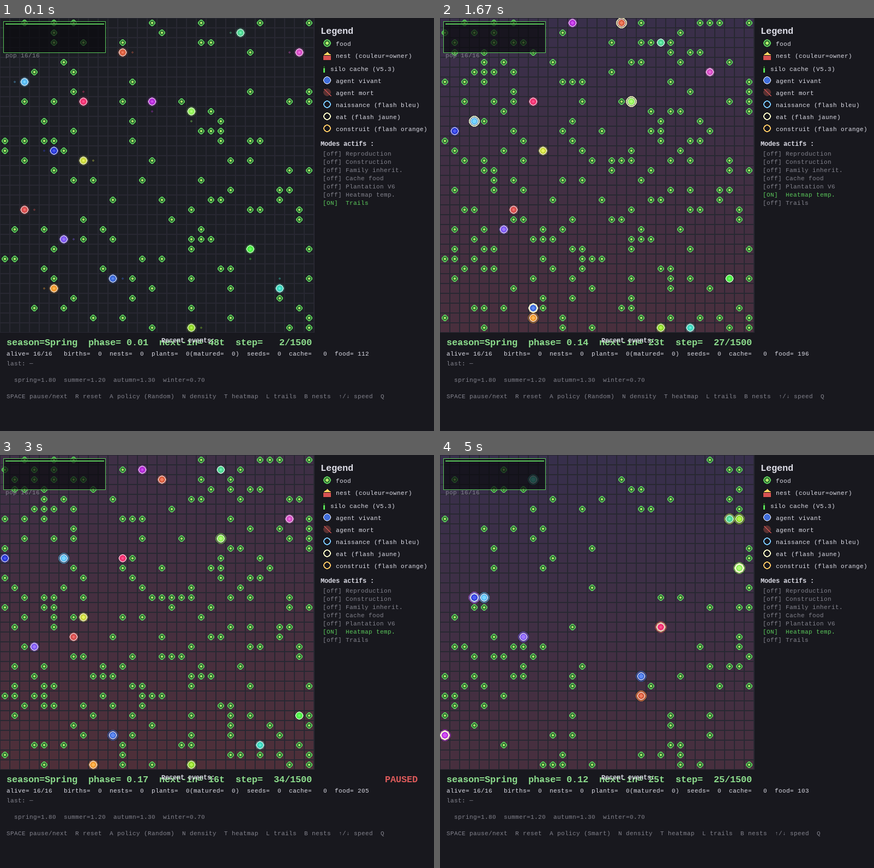
Above: before the commit, frames 1-4 (two rows, left to right).
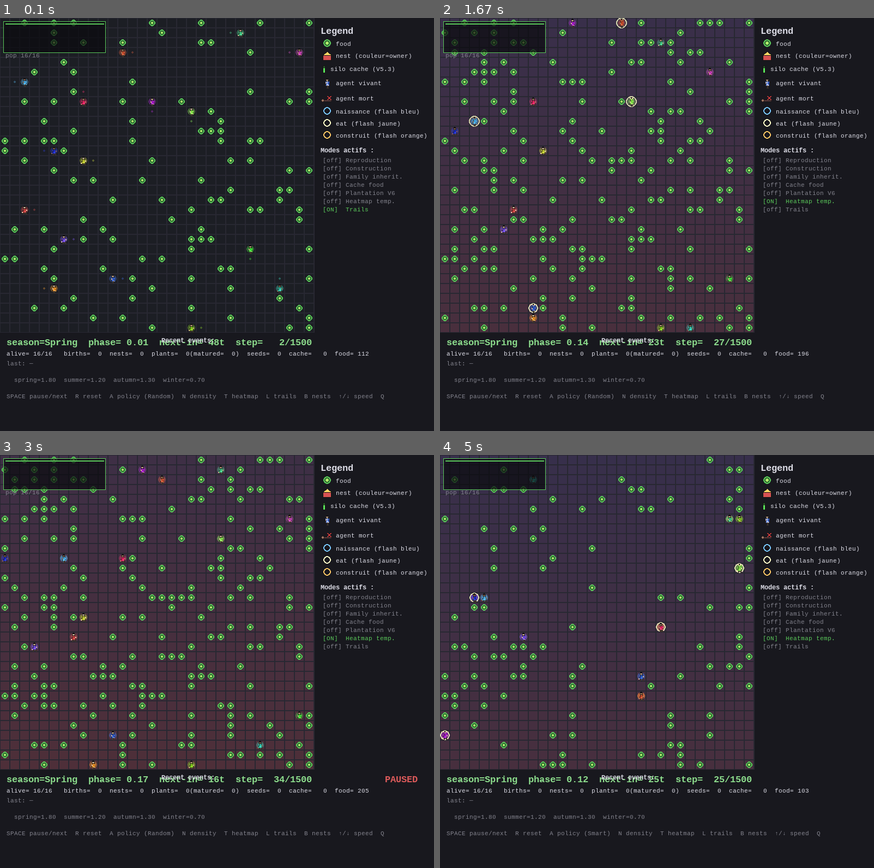
Above: after the commit, the same moments.

Repository: wilf974/aether-fable
Game: pygame game, started from scripts/launch_gui_v3.py
Same seed, same stepped clock (60 frames per second), same inputs: the game is played once before the commit and once after it.
Inputs:
- Up to frame 1 (0.1 s): no input
- Up to frame 2 (1.67 s): hold T 0.33-0.8 s; hold Up 0.33-0.8 s; tap B at 0.83 s; tap Space at 1.17, 1.57 s; hold L from 1.5 s (still down); hold Up from 1.5 s (still down)
- Up to frame 3 (3 s): tap Space at 1.87 s; release L at 1.97 s; release Up at 1.97 s
- Up to frame 4 (5 s): hold Up 3-3.47 s; tap Space at 3.07, 3.37, 3.9, 4.63, 4.97 s; tap A at 3.5 s; hold Down 3.83-4.2 s; hold Down 4.57-4.87 s; tap B at 4.72 s; hold Up from 4.9 s (still down)

The runs differ from the first frame. In frame 1, 1.9% of the frame differs, in the area x 4-99%, y 2-77%; in frame 2, 1.9%; in frame 3, 1.9%, in the area x 0-99%, y 2-77%; in frame 4, 1.9%.

Commit message:
feat(v6.2-viz): vrais petits personnages humanoïdes (corps + bras + jambes)
L'utilisateur veut un visuel "digne de ce nom". Remplacement des cercles
par des sprites humanoïdes stylisés avec animation de marche.

**Fonction `draw_humanoid()`** dans pygame_viewer_v3 :
- **Tête** circulaire (couleur peau parmi 5 teintes selon agent_id %)
- **Yeux** : deux points noirs symétriques avec espacement adaptatif
- **Sourire** apparaît si eat_flash (arc dessiné sur la tête)
- **Tunique trapézoïdale** (épaules plus étroites que la taille) en couleur
  HSV unique de l'agent
- **Bras** : 2 lignes dessinées depuis les épaules avec swing alternatif
  (+1/-1 selon walk_phase) + petite "main" peau au bout
- **Mains levées** quand eat_flash (geste "j'ai trouvé !")
- **Jambes** : 2 lignes color foncé avec swing alternatif → animation
  visible de marche sur place ou en mouvement
- **ID** sur la tunique au centre (lisible si cell_px ≥ 22)
- Outline noir sur tous les éléments pour détacher du fond
- Variations de tonalité peau (`SKIN_TONES`) pour diversité de lignées

**Mort** : personnage gisant (rectangle gris horizontal + tête à gauche)
au lieu d'un cercle avec croix. Plus narratif visuellement.

**Walk animation** : `walk_phase = step_count // 2 + agent_id` →
- Bras et jambes alternent de phase à phase
- Les agents ne marchent pas tous en synchro (ajout de l'ID désynchronise)

**Halo d'énergie** préservé en arrière-plan (cercle alpha-blend
proportionnel à energy/max_energy).

**Eat/Birth flashes** préservés (anneaux pulsants pastels) — un peu
plus grand pour englober le personnage entier.

**Légende** : utilise maintenant `draw_humanoid` pour les icônes
"agent vivant" et "agent mort" (mini-personnages à l'échelle 22 px).

**Graines positionnées au-dessus de la tête** : le `seed_y` est calculé
depuis le haut du personnage (cy - cell_px/2 + 2) au lieu du centre.

Tests : 267 pytest verts (inchangés, refonte viz pure).

Visualisation maintenant digne d'une vraie simulation de vie : on voit
des petits bonhommes colorés marcher d'une cellule à l'autre, lever
les mains quand ils mangent, gésir quand ils meurent. Plus de cercles
abstraits, vraie iconographie.

Co-Authored-By: Claude Opus 4.7 (1M context) <noreply@anthropic.com>

Diff:
--- a/aetherlife/viz/pygame_viewer_v3.py
+++ b/aetherlife/viz/pygame_viewer_v3.py
@@ -95,6 +95,168 @@
     """Choisit blanc ou noir selon la luminance du fond pour lisibilité."""
     luminance = 0.299 * bg[0] + 0.587 * bg[1] + 0.114 * bg[2]
     return (20, 20, 25) if luminance > 130 else (245, 245, 250)
+
+
+SKIN_TONES = [
+    (245, 215, 180),    # clair
+    (230, 195, 160),    # moyen clair
+    (210, 170, 135),    # moyen
+    (175, 135, 100),    # sombre
+    (140, 100, 75),     # très sombre
+]
+
+
+def skin_for(agent_id: int) -> tuple[int, int, int]:
+    """Choisit une teinte de peau parmi 5 selon l'agent_id (variation lignée)."""
+    return SKIN_TONES[agent_id % len(SKIN_TONES)]
+
+
+def draw_humanoid(
+    screen: pygame.Surface,
+    cx: int,
+    cy: int,
+    cell_px: int,
+    tunic_color: tuple[int, int, int],
+    agent_id: int,
+    *,
+    alive: bool,
+    energy_frac: float,
+    walk_phase: int,
+    font: pygame.font.Font,
+    eat_flash: bool = False,
+) -> None:
+    """Dessine un petit personnage humanoïde centré sur (cx, cy).
+
+    Composants : tête (peau), tunique (couleur agent), bras + jambes (foncés),
+    yeux, ID lisible sur la tunique. Animation de marche en alternance via
+    `walk_phase` (entier — pair/impair).
+    """
+    if not alive:
+        # Personnage gisant (gris terne + croix rouge)
+        body_w = max(8, int(cell_px * 0.7))
+        body_h = max(3, cell_px // 7)
+        rect_x = cx - body_w // 2
+        rect_y = cy + cell_px // 6
+        pygame.draw.rect(screen, (110, 80, 80),
+                         pygame.Rect(rect_x, rect_y, body_w, body_h))
+        pygame.draw.rect(screen, (50, 30, 30),
+                         pygame.Rect(rect_x, rect_y, body_w, body_h), 1)
+        # Tête couchée à gauche
+        head_r = max(3, body_h)
+        head_cx = rect_x - head_r // 2
+        head_cy = rect_y + body_h // 2
+        pygame.draw.circle(screen, (160, 120, 100), (head_cx, head_cy), head_r)
+        pygame.draw.circle(screen, (50, 30, 30), (head_cx, head_cy), head_r, 1)
+        # Croix rouge X au-dessus
+        cross_x = cx + body_w // 4
+        cross_y = rect_y - 4
+        pygame.draw.line(screen, (220, 60, 60),
+                         (cross_x - 3, cross_y - 3), (cross_x + 3, cross_y + 3), 2)
+        pygame.draw.line(screen, (220, 60, 60),
+                         (cross_x - 3, cross_y + 3), (cross_x + 3, cross_y - 3), 2)
+        return
+
+    skin = skin_for(agent_id)
+    outline = (35, 30, 25)
+    leg_color = (60, 50, 40)
+
+    # Proportions adaptatives à cell_px
+    head_r = max(3, cell_px // 7)
+    body_w = max(6, cell_px // 3)
+    body_h = max(7, cell_px // 3 + 2)
+    leg_len = max(3, cell_px // 5)
+
+    # Centre vertical : tête en haut, jambes en bas, corps centré
+    total_h = head_r * 2 + body_h + leg_len
+    top_y = cy - total_h // 2
+
+    head_cx = cx
+    head_cy = top_y + head_r
+    body_y_top = head_cy + head_r - 1
+    body_y_bot = body_y_top + body_h
+    feet_y = body_y_bot + leg_len
+
+    # Tête
+    pygame.draw.circle(screen, skin, (head_cx, head_cy), head_r)
+    pygame.draw.circle(screen, outline, (head_cx, head_cy), head_r, 1)
+    # Yeux (deux points noirs)
+    eye_r = max(1, head_r // 4)
+    eye_dx = max(1, head_r // 2)
+    eye_y_off = max(1, head_r // 5)
+    pygame.draw.circle(screen, (15, 15, 20),
+                       (head_cx - eye_dx, head_cy - eye_y_off), eye_r)
+    pygame.draw.circle(screen, (15, 15, 20),
+                       (head_cx + eye_dx, head_cy - eye_y_off), eye_r)
+    # Petit sourire si eat_flash
+    if eat_flash and head_r >= 4:
+        smile_y = head_cy + head_r // 3
+        pygame.draw.arc(
+            screen, (40, 25, 25),
+            pygame.Rect(head_cx - head_r // 2, smile_y - head_r // 3,
+                        head_r, head_r // 2),
+            3.5, 6.0, 2,
+        )
+
+    # Corps trapézoïdal (tunique colorée)
+    shoulder_w = max(4, body_w * 2 // 3)
+    waist_w = body_w
+    body_pts = [
+        (head_cx - shoulder_w // 2, body_y_top),
+        (head_cx + shoulder_w // 2, body_y_top),
+        (head_cx + waist_w // 2, body_y_bot),
+        (head_cx - waist_w // 2, body_y_bot),
+    ]
+    pygame.draw.polygon(screen, tunic_color, body_pts)
+    pygame.draw.polygon(screen, outline, body_pts, 1)
+
+    # Bras (alternance marche)
+    arm_swing = (walk_phase % 2) * 2 - 1  # -1 ou +1
+    arm_len = max(4, body_h * 3 // 4)
+    arm_color = (
+        max(0, tunic_color[0] - 30),
+        max(0, tunic_color[1] - 30),
+        max(0, tunic_color[2] - 30),
+    )
+    # Bras gauche
+    arm_l_start = (head_cx - shoulder_w // 2 + 1, body_y_top + 2)
+    arm_l_end = (head_cx - shoulder_w // 2 - 1 - arm_swing,
+                 body_y_top + arm_len + arm_swing * 2)
+    pygame.draw.line(screen, arm_color, arm_l_start, arm_l_end, 2)
+    pygame.draw.circle(screen, skin, arm_l_end, 1)
+    # Bras droit
+    arm_r_start = (head_cx + shoulder_w // 2 - 1, body_y_top + 2)
+    arm_r_end = (head_cx + shoulder_w // 2 + 1 + arm_swing,
+                 body_y_top + arm_len - arm_swing * 2)
+    pygame.draw.line(screen, arm_color, arm_r_start, arm_r_end, 2)
+    pygame.draw.circle(screen, skin, arm_r_end, 1)
+    # Mains levées si eat_flash
+    if eat_flash:
+        raised_l = (arm_l_start[0] - 1, body_y_top - 3)
+        raised_r = (arm_r_start[0] + 1, body_y_top - 3)
+        pygame.draw.line(screen, arm_color, arm_l_start, raised_l, 2)
+        pygame.draw.line(screen, arm_color, arm_r_start, raised_r, 2)
+        pygame.draw.circle(screen, skin, raised_l, 1)
+        pygame.draw.circle(screen, skin, raised_r, 1)
+
+    # Jambes (alternance marche)
+    leg_swing = arm_swing * 2
+    # Jambe gauche
+    pygame.draw.line(screen, leg_color,
+                     (head_cx - waist_w // 4, body_y_bot),
+                     (head_cx - waist_w // 4 - leg_swing, feet_y),
+                     2)
+    # Jambe droite
+    pygame.draw.line(screen, leg_color,
+                     (head_cx + waist_w // 4, body_y_bot),
+                     (head_cx + waist_w // 4 + leg_swing, feet_y),
+                     2)
+
+    # ID sur la tunique
+    if cell_px >= 22:
+        txt_color = text_color_for(tunic_color)
+        id_surf = font.render(str(agent_id), True, txt_color)
+        id_rect = id_surf.get_rect(center=(head_cx, (body_y_top + body_y_bot) // 2))
+        screen.blit(id_surf, id_rect)
 
 SEASON_LABELS = {0: "Spring", 1: "Summer", 2: "Autumn", 3: "Winter"}
 SEASON_TINTS = {
@@ -521,53 +683,44 @@
                     )
                     screen.blit(surf, (tcx - tr_radius, tcy - tr_radius))
 
-        # V3.8 — draw agents with energy halo + age tint + eat flash
+        # V6.2 — draw agents as small humanoids
         max_steps_safe = max(env.cfg.max_steps, 1)
         age_frac = min(1.0, env.step_count / max_steps_safe)
+        walk_phase = env.step_count // 2  # rythme de marche
         for a in env._agents:  # noqa: SLF001
             ar, ac = a.pos
             cx = ac * cell_px + cell_px // 2
             cy = ar * cell_px + cell_px // 2
-            radius = max(2, cell_px // 2 - 2)
             if not a.alive:
-                pygame.draw.circle(screen, AGENT_DEAD, (cx, cy), radius)
-                pygame.draw.circle(screen, (50, 30, 30), (cx, cy), radius, 1)
-                # croix rouge sur les morts (plus lisible)
-                rr = max(2, radius - 1)
-                pygame.draw.line(
-                    screen, (200, 80, 80),
-                    (cx - rr, cy - rr), (cx + rr, cy + rr), 2,
-                )
-                pygame.draw.line(
-                    screen, (200, 80, 80),
-                    (cx - rr, cy + rr), (cx + rr, cy - rr), 2,
+                draw_humanoid(
+                    screen, cx, cy, cell_px, AGENT_DEAD,
+                    a.agent_id, alive=False, energy_frac=0,
+                    walk_phase=0, font=font_sm,
                 )
                 continue
             base_color = agent_color(a.agent_id)
-            # Age tint : mix vers gris à mesure que l'agent vieillit
+            # Age tint : mix vers gris
             mix = MAX_AGE_MIX * age_frac
             color = tuple(
                 int(base_color[i] * (1 - mix) + AGE_GRAY[i] * mix) for i in range(3)
             )
-            # Energy halo (couronne externe, alpha proportionnel à energy)
             e_frac = max(0.0, min(1.0, a.energy / env.cfg.max_energy))
-            halo_radius = radius + int(HALO_EXTRA * e_frac)
-            halo_alpha = int(40 + 80 * e_frac)
-            halo_surf = pygame.Surface(
-                (halo_radius * 2, halo_radius * 2), pygame.SRCALPHA
-            )
-            pygame.draw.circle(
-                halo_surf, (*color, halo_alpha),
-                (halo_radius, halo_radius), halo_radius,
-            )
-            screen.blit(halo_surf, (cx - halo_radius, cy - halo_radius))
+            # Halo d'énergie en arrière-plan
+            halo_r = max(cell_px // 3, int(cell_px // 2.5))
+            halo_alpha = int(40 + 90 * e_frac)
+            halo_surf = pygame.Surface((halo_r * 2, halo_r * 2), pygame.SRCALPHA)
+            pygame.draw.circle(halo_surf, (*color, halo_alpha),
+                               (halo_r, halo_r), halo_r)
+            screen.blit(halo_surf, (cx - halo_r, cy - halo_r))
             # Eat flash (anneau pulsant)
+            eat_active = False
             if eat_flash_frames.get(a.agent_id, 0) > 0:
+                eat_active = True
                 progress = 1.0 - (eat_flash_frames[a.agent_id] / EAT_FLASH_FRAMES)
-                flash_r = radius + int(2 + 12 * progress)
+                flash_r = halo_r + int(2 + 12 * progress)
                 flash_alpha = int(220 * (1 - progress))
                 flash_surf = pygame.Surface(
-                    (flash_r * 2 + 2, flash_r * 2 + 2), pygame.SRCALPHA
+                    (flash_r * 2 + 2, flash_r * 2 + 2), pygame.SRCALPHA,
                 )
                 pygame.draw.circle(
                     flash_surf, (255, 255, 200, flash_alpha),
@@ -575,13 +728,13 @@
                 )
                 screen.blit(flash_surf, (cx - flash_r - 1, cy - flash_r - 1))
                 eat_flash_frames[a.agent_id] -= 1
-            # V4 — Birth flash bleu (l'enfant brille à sa naissance)
+            # Birth flash (anneau bleu)
             if birth_flash_frames.get(a.agent_id, 0) > 0:
                 bprogress = 1.0 - (birth_flash_frames[a.agent_id] / BIRTH_FLASH_FRAMES)
-                bflash_r = radius + int(3 + 14 * bprogress)
+                bflash_r = halo_r + int(3 + 14 * bprogress)
                 bflash_alpha = int(200 * (1 - bprogress))
                 bsurf = pygame.Surface(
-                    (bflash_r * 2 + 2, bflash_r * 2 + 2), pygame.SRCALPHA
+                    (bflash_r * 2 + 2, bflash_r * 2 + 2), pygame.SRCALPHA,
                 )
                 pygame.draw.circle(
                     bsurf, (*BIRTH_FLASH_COLOR, bflash_alpha),
@@ -589,32 +742,25 @@
                 )
                 screen.blit(bsurf, (cx - bflash_r - 1, cy - bflash_r - 1))
                 birth_flash_frames[a.agent_id] -= 1
-            # Body
-            pygame.draw.circle(screen, color, (cx, cy), radius)
-            pygame.draw.circle(screen, (255, 255, 255), (cx, cy), radius, 1)
-            # Inner energy dot
-            inner_r = max(1, int(radius * e_frac * 0.7))
-            if inner_r >= 2:
-                inner_color = (
-                    min(255, color[0] + 30),
-                    min(255, color[1] + 30),
-                    min(255, color[2] + 30),
-                )
-                pygame.draw.circle(screen, inner_color, (cx, cy), inner_r)
-            # V5.5 — ID de l'agent affiché si cellule assez grande
-            if cell_px >= 20:
-                txt_color = text_color_for(color)
-                id_surf = font_md.render(str(a.agent_id), True, txt_color)
-                id_rect = id_surf.get_rect(center=(cx, cy))
-                screen.blit(id_surf, id_rect)
+
+            # === LE PETIT PERSONNAGE ===
+            draw_humanoid(
+                screen, cx, cy, cell_px, color, a.agent_id,
+                alive=True, energy_frac=e_frac,
+                walk_phase=walk_phase + a.agent_id,
+                font=font_md,
+                eat_flash=eat_active,
+            )
+
             # V6.1 — petits points verts au-dessus pour les graines
             seeds = getattr(a, "seeds", 0)
             if seeds > 0 and cell_px >= 20:
                 seed_dot_r = max(2, cell_px // 14)
                 spacing = seed_dot_r * 2 + 1
-                total_w = min(seeds, 5) * spacing
-                start_x = cx - total_w // 2
-                seed_y = cy - radius - seed_dot_r - 2
+                start_x = cx - min(seeds, 5) * spacing // 2
+                # Position : au-dessus de la tête du personnage
+                head_top_y = cy - cell_px // 2 + 2
+                seed_y = head_top_y - seed_dot_r - 1
                 for si in range(min(seeds, 5)):
                     pygame.draw.circle(
                         screen, (130, 220, 90),
@@ -683,19 +829,22 @@
         screen.blit(font_sm.render("silo cache (V5.3)", True, HUD_FG),
                     (legend_x0 + 18, ly + 1))
         ly += 22
-        # agent vivant
-        pygame.draw.circle(screen, agent_color(1), (legend_x0 + 12, ly + 6), 7)
-        pygame.draw.circle(screen, (255, 255, 255), (legend_x0 + 12, ly + 6), 7, 1)
+        # agent vivant (mini-personnage)
+        draw_humanoid(
+            screen, legend_x0 + 12, ly + 11, 22, agent_color(1),
+            1, alive=True, energy_frac=0.9, walk_phase=0, font=font_sm,
+        )
         screen.blit(font_sm.render("agent vivant", True, HUD_FG),
-                    (legend_x0 + 28, ly + 1))
-        ly += 22
+                    (legend_x0 + 28, ly + 5))
+        ly += 28
         # agent mort
-        pygame.draw.circle(screen, AGENT_DEAD, (legend_x0 + 12, ly + 6), 7)
-        pygame.draw.line(screen, (200, 80, 80),
-                         (legend_x0 + 6, ly), (legend_x0 + 18, ly + 12), 2)
+        draw_humanoid(
+            screen, legend_x0 + 12, ly + 11, 22, AGENT_DEAD,
+            2, alive=False, energy_frac=0, walk_phase=0, font=font_sm,
+        )
         screen.blit(font_sm.render("agent mort", True, HUD_FG),
-                    (legend_x0 + 28, ly + 1))
-        ly += 22
+                    (legend_x0 + 28, ly + 5))
+        ly += 28
         # birth flash
         pygame.draw.circle(screen, BIRTH_FLASH_COLOR, (legend_x0 + 12, ly + 6), 7, 2)
         screen.blit(font_sm.render("naissance (flash bleu)", True, HUD_FG),
